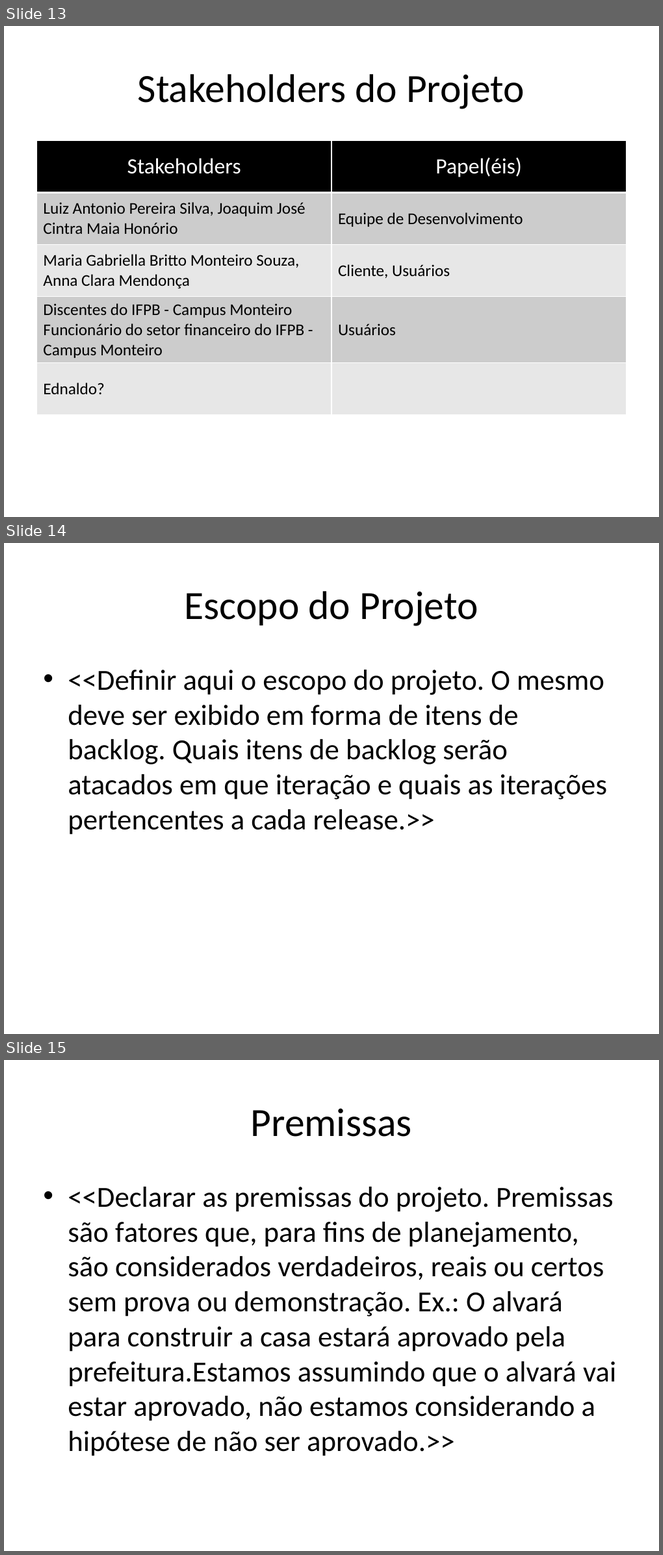
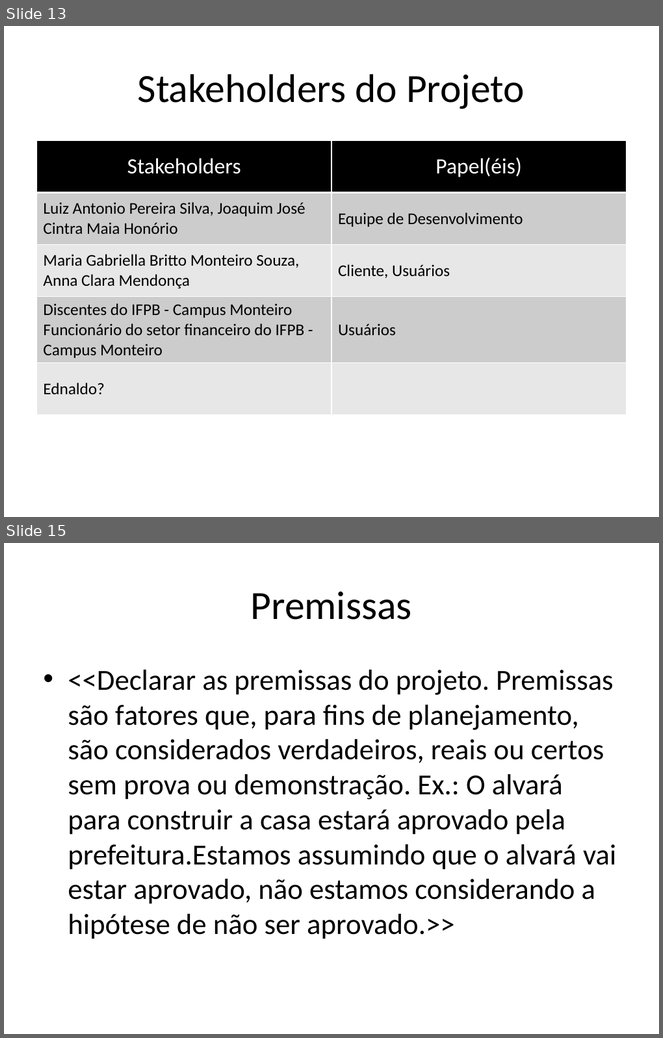
Before and after one commit to amslv/SIGEAS, a slide deck: 02-PROJETO-2015.2/01-GERENCIA DE PROJETO/PPJ-Plano de Projeto.pptx. Shown one above the other, each under a label of ours: slides 13, 14 and 15 before the commit, slides 13 and 15 after it; the slides between them are not shown. The pictures are 663x1555 and 663x1038 pixels, drawn with LibreOffice and Linux fonts; fonts in the diff are those of the drawing. Boxes give left, top, right and bottom in pixels: in the first picture for what was removed or moved away, otherwise in the second. Text is boxed around its words. In the diff, an @@ line names an element or a change of style, - is before the commit and + after.

```diff
--- a/02-PROJETO-2015.2/01-GERENCIA DE PROJETO/PPJ-Plano de Projeto.pptx
+++ b/02-PROJETO-2015.2/01-GERENCIA DE PROJETO/PPJ-Plano de Projeto.pptx
@@ slide 14 removed at (4, 543, 659, 1034), background #FFFFFF @@
@@ title removed at (185, 591, 478, 626) @@
-Escopo do Projeto
@@ text removed at (68, 670, 607, 835) @@
-• <<Definir aqui o escopo do projeto. O mesmo deve ser exibido em forma de itens de backlog. Quais itens de backlog serão atacados em que iteração e quais as iterações pertencentes a cada release.>>
```
Also in this commit, not shown: 5 slides added, 1 other slide removed.
